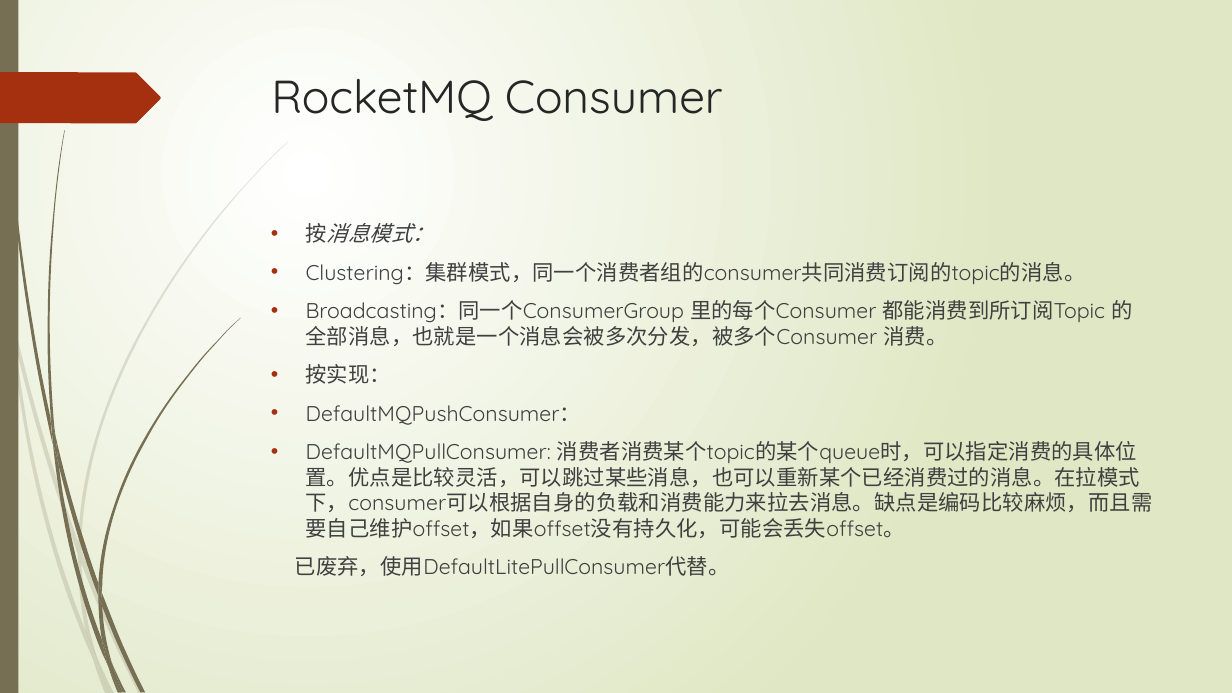
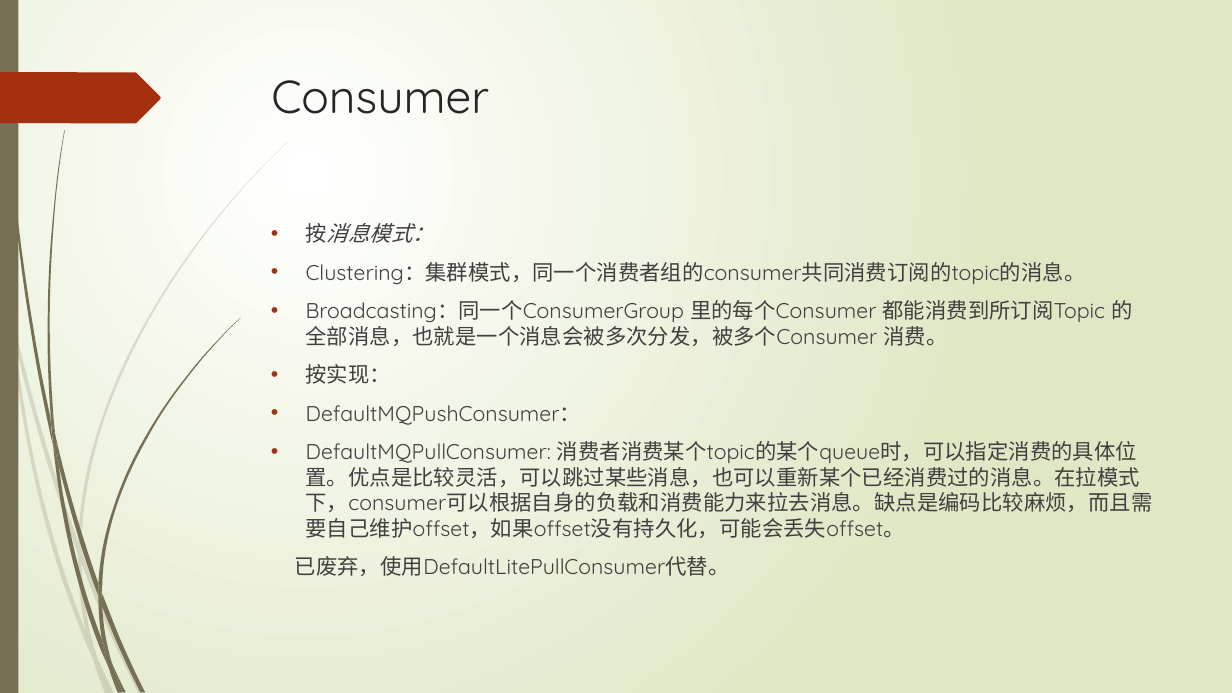
Before and after one commit to xljnc/rocketmqLearning, a slide deck: slide 7 of doc/RocketMQ简介.pptx. Drawn at 1232x693 pixels with LibreOffice and Linux fonts; fonts in the diff are those of the drawing. Boxes give left, top, right and bottom in pixels: in the first picture for what was removed or moved away, otherwise in the second. Text is boxed around its words. In the diff, an @@ line names an element or a change of style, - is before the commit and + after.

Commit message:
RocketMQ文档 by yipin 2021-05-08

```diff
--- a/doc/RocketMQ简介.pptx
+++ b/doc/RocketMQ简介.pptx
@@ title at [271, 80, 489, 114]: text changed @@
-RocketMQ Consumer
+Consumer
```
Also in this commit, not shown: 2 slides added, 3 other files.
